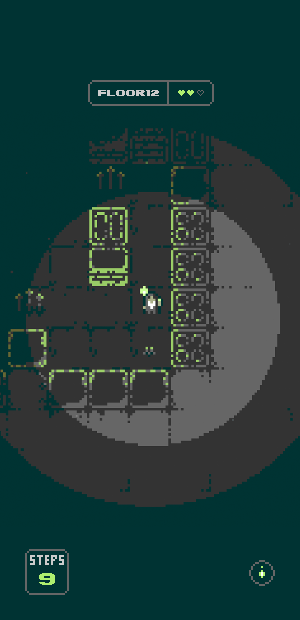
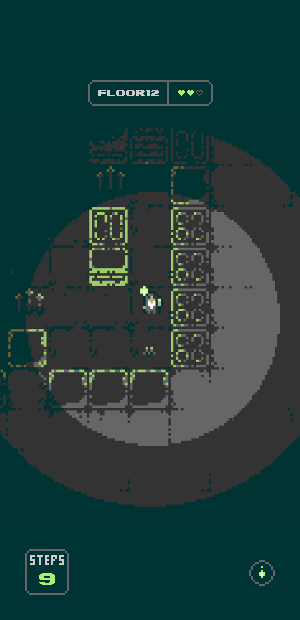
Two versions of the same layered image (300px x 620px). Layer-by-layer changes:
painted on "Hearts" over (196, 80, 214, 106)
